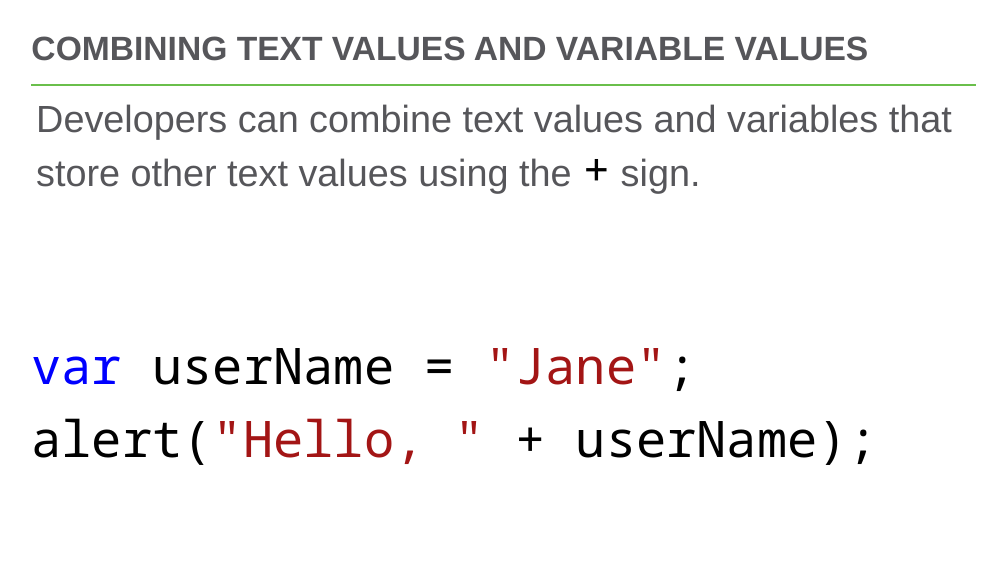
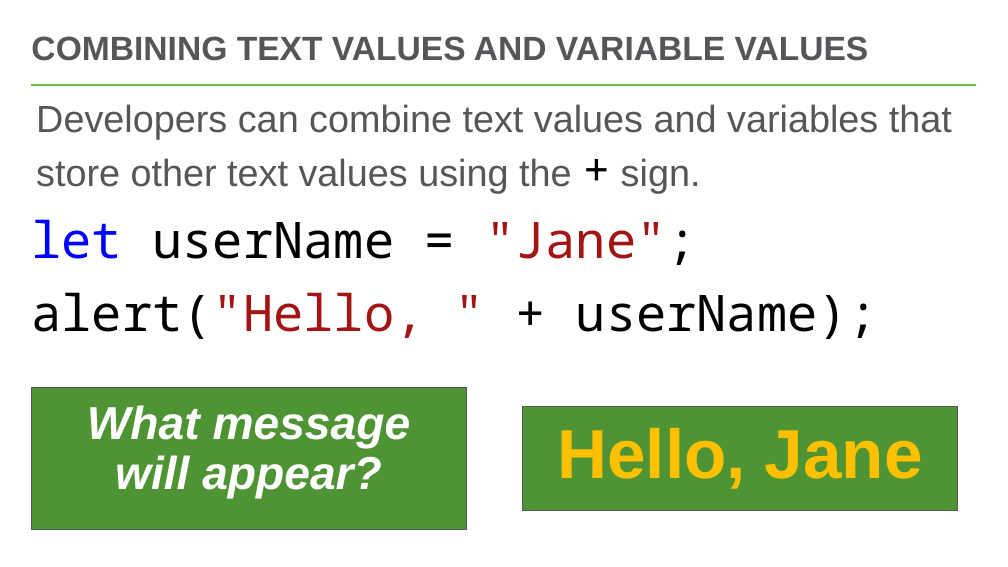
Before and after one commit to hytechclub/web-102, a slide deck: slide 6 of Week02/JavaScriptVariables.pptx. Drawn at 1008x567 pixels with LibreOffice and Linux fonts; fonts in the diff are those of the drawing. Boxes give left, top, right and bottom in pixels: in the first picture for what was removed or moved away, otherwise in the second. Text is boxed around its words. In the diff, an @@ line names an element or a change of style, - is before the commit and + after.

```diff
--- a/Week02/JavaScriptVariables.pptx
+++ b/Week02/JavaScriptVariables.pptx
@@ text at [31, 219, 697, 265]: text changed @@
-var userName = "Jane";
+let userName = "Jane";
@@ rectangle added at [32, 387, 467, 529], fill #4E9334, outline #56565A 1 pt, 44 pt, text #FFFFFF, bold, italic @@
+What message will appear?
@@ rectangle added at [523, 407, 958, 511], fill #4E9334, outline #56565A 1 pt, 66 pt, text #FFC000, bold @@
+Hello, Jane
```
Also in this commit, not shown: 5 other slides changed, 1 slide added, 1 slide removed, 9 other files.
